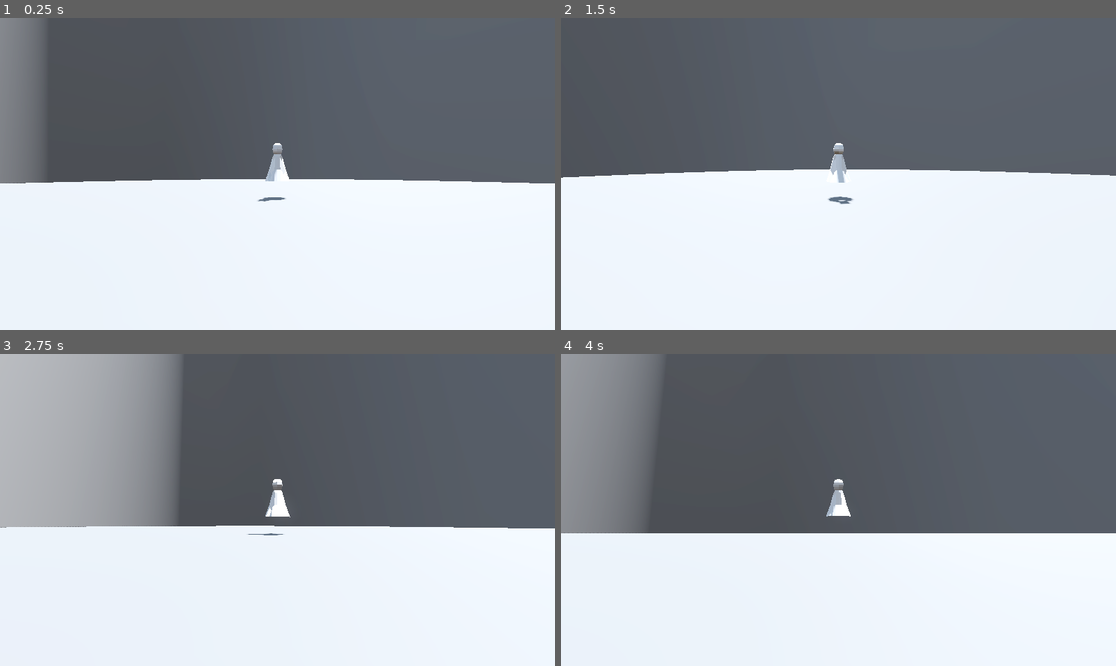
Above: before the commit, frames 1-4 (two rows, left to right).
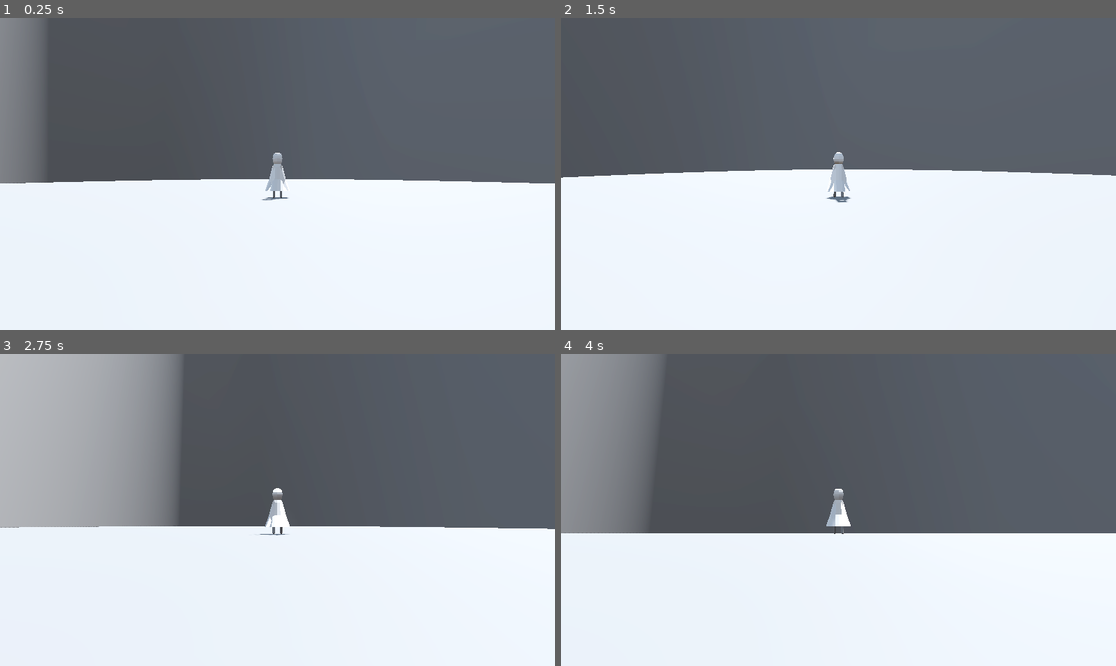
Above: after the commit, the same moments.

Repository: ruapotato/Gravitationally-Challenged
Game: Godot game, scene res://level_bits/level_loader.tscn
Same seed, same stepped clock (60 frames per second), same inputs: the game is played once before the commit and once after it.
Inputs (mouse positions are in pixels of both pictures, inside the frame that each line leads up to):
- Up to frame 1 (0.25 s): no input
- Up to frame 2 (1.5 s): tap Enter at 0.5 s; move the mouse to (832, 180) at 0.52 s; hold Mouse wheel up (zoom_in) 0.53-1.28 s; hold W (up) from 0.53 s (still down); move the mouse to (877, 177) at 1.27 s; tap Mouse wheel down (zoom_out) at 1.35 s
- Up to frame 3 (2.75 s): keep holding W (up); move the mouse to (233, 506) at 2.02 s; hold Mouse wheel up (zoom_in) from 2.03 s (still down)
- Up to frame 4 (4 s): move the mouse to (844, 510) at 2.77 s; release W (up) at 2.78 s; release Mouse wheel up (zoom_in) at 2.78 s; hold A (left) 2.78-3.53 s; tap Mouse wheel down (zoom_out) at 2.85 s; move the mouse to (816, 503) at 3.52 s; hold W (up) from 3.53 s (still down); hold Mouse wheel up (zoom_in) from 3.53 s (still down)

The runs differ from the first frame. In frame 1, 0.3% of the frame differs, in the area x 46-53%, y 40-59%; in frame 2, 0.3%; in frame 3, 0.4%, in the area x 1-100%, y 40-59%; in frame 4, 0.3%.

Commit message:
init legs

Diff:
--- /dev/null
+++ b/legs.gd
@@ -0,0 +1,96 @@
+extends Node3D
+
+@onready var left_leg = $left_leg
+@onready var right_leg = $right_leg
+
+const LEG_SPEED = 8.0  # Speed of leg swing
+const MAX_ANGLE = PI/10  # Maximum swing angle
+const LEG_LENGTH = 0.25  # Length of each leg
+const RESET_SPEED = 5.0  # Speed at which legs return to neutral
+
+var time: float = 0.0
+var current_speed: float = 0.0
+var gravity_inverted: bool = false
+var target_rotation = Vector3.ZERO
+
+func _ready():
+	# Create the leg meshes if they don't exist
+	if !left_leg:
+		left_leg = create_leg_mesh("left_leg", -0.1)  # Offset to the left
+	if !right_leg:
+		right_leg = create_leg_mesh("right_leg", 0.1)  # Offset to the right
+
+func create_leg_mesh(name: String, offset: float) -> Node3D:
+	# Create a root node for the leg system
+	var root = Node3D.new()
+	root.name = name
+	add_child(root)
+
+	# Position the root with x offset for leg spacing
+	root.position = Vector3(offset, 0, 0)
+
+	# Create the leg mesh
+	var leg = MeshInstance3D.new()
+	leg.name = "mesh"
+
+	# Create a capsule mesh for the leg
+	var capsule = CapsuleMesh.new()
+	capsule.radius = 0.03
+	capsule.height = LEG_LENGTH
+	leg.mesh = capsule
+
+	# Position the leg mesh to hang down from its pivot point
+	leg.position = Vector3(0, -LEG_LENGTH/2, 0)
+
+	root.add_child(leg)
+	return root
+
+func animate_legs(delta: float, speed: float):
+	time += delta * LEG_SPEED * speed
+
+	# Smoothly adjust animation speed based on movement speed
+	current_speed = lerp(current_speed, speed, delta * 5.0)
+
+	if current_speed > 0.02:
+		# Walking animation
+		# Left leg swing
+		var left_phase = time
+		# Right leg swing (offset by PI radians = 180 degrees)
+		var right_phase = time + PI
+
+		# Calculate angles with opposite phases
+		var left_angle = sin(left_phase) * MAX_ANGLE
+		var right_angle = sin(right_phase) * MAX_ANGLE
+
+		# Rotate around X axis for forward/backward motion
+		# When gravity is inverted, we need to invert the rotation angle
+		var rotation_multiplier = -1.0 if gravity_inverted else 1.0
+		left_leg.rotation = Vector3(left_angle * rotation_multiplier, 0, 0)
+		right_leg.rotation = Vector3(right_angle * rotation_multiplier, 0, 0)
+	else:
+		# Return legs to neutral position when not moving
+		# Use exponential interpolation for smoother transition
+		left_leg.rotation = left_leg.rotation.lerp(Vector3.ZERO, delta * RESET_SPEED)
+		right_leg.rotation = right_leg.rotation.lerp(Vector3.ZERO, delta * RESET_SPEED)
+
+		# Reset the time when stopped to ensure animations start from a consistent position
+		time = 0.0
+
+func flip_gravity():
+	gravity_inverted = !gravity_inverted
+
+	for leg in [left_leg, right_leg]:
+		var mesh = leg.get_node("mesh")
+
+		# When gravity is flipped, we want to:
+		# 1. Keep the pivot at the top of the leg (where it connects to the body)
+		# 2. Rotate the leg 180 degrees to point in the right direction
+		if gravity_inverted:
+			# Keep pivot at top, just rotate the mesh 180 degrees
+			mesh.rotation = Vector3(PI, 0, 0)
+			# Keep the mesh position relative to the pivot point
+			mesh.position.y = -LEG_LENGTH/2
+		else:
+			# Return to normal orientation
+			mesh.rotation = Vector3.ZERO
+			mesh.position.y = -LEG_LENGTH/2
--- a/player.gd
+++ b/player.gd
@@ -4,6 +4,7 @@
 @onready var camera_arm = $piv/SpringArm3D
 @onready var camera = $piv/SpringArm3D/Camera3D
 @onready var mesh = $mesh
+@onready var leg_animator = $mesh/LegAnimator
 
 # Movement constants
 const MOVEMENT_FORCE = 140.0
@@ -15,9 +16,9 @@
 const LERP_VAL = 0.15
 const GRAVITY_SCALE = 3.0
 const ROTATION_SPEED = 10.0
-const MIN_STRETCH = 1.0
-const MAX_STRETCH = 1.2
-const STRETCH_SPEED = 4.0
+const MIN_STRETCH = 0.7
+const MAX_STRETCH = 0.8
+const STRETCH_SPEED = 8.0
 
 # State handling
 enum ActionState {IDLE, WALK}
@@ -40,6 +41,7 @@
 
 func _ready() -> void:
 	# Configure RigidBody properties
+	camera_arm.add_excluded_object(mesh)
 	lock_rotation = true
 	freeze = false
 	contact_monitor = true
@@ -67,6 +69,13 @@
 	# Initialize mesh transform
 	update_target_mesh_transform(Vector3.FORWARD)
 
+	# Ensure the leg animator exists
+	if !leg_animator:
+		var leg_anim = preload("res://legs.gd").new()
+		leg_anim.name = "LegAnimator"
+		mesh.add_child(leg_anim)
+		leg_animator = leg_anim
+
 func update_target_mesh_transform(velocity: Vector3) -> void:
 	var speed = velocity.length() / MAX_VELOCITY
 	current_stretch = lerp(current_stretch, lerp(MIN_STRETCH, MAX_STRETCH, speed), get_physics_process_delta_time() * STRETCH_SPEED)
@@ -91,6 +100,9 @@
 	# Combine transformations
 	target_mesh_transform = Transform3D(look_basis, mesh.position) * stretch * flip
 
+	# Animate legs based on current speed
+	leg_animator.animate_legs(get_physics_process_delta_time(), speed)
+
 func update_mesh_transform(delta: float) -> void:
 	mesh.transform = mesh.transform.interpolate_with(target_mesh_transform, delta * ROTATION_SPEED)
 
@@ -144,7 +156,9 @@
 	# Update mesh transform using last known direction
 	update_target_mesh_transform(last_movement_direction)
 
-# Rest of the code remains unchanged
+	# Flip the legs
+	leg_animator.flip_gravity()
+
 func load_check_point():
 	global_position = saved_check_point
 	if saved_check_point_gravity != gravity_scale:
--- a/player.tscn
+++ b/player.tscn
@@ -1,7 +1,8 @@
-[gd_scene load_steps=5 format=3 uid="uid://dhl72ijpyhoyh"]
+[gd_scene load_steps=6 format=3 uid="uid://dhl72ijpyhoyh"]
 
 [ext_resource type="PackedScene" uid="uid://ci6dvjpgwuevu" path="res://import/player.glb" id="2_5hcgc"]
 [ext_resource type="Script" path="res://player.gd" id="2_ivawi"]
+[ext_resource type="Script" path="res://legs.gd" id="3_pa33j"]
 
 [sub_resource type="SphereShape3D" id="SphereShape3D_uwbmy"]
 radius = 0.04
@@ -27,7 +28,7 @@
 shape = SubResource("SphereShape3D_uwbmy")
 
 [node name="CollisionShape3D2" type="CollisionShape3D" parent="."]
-transform = Transform3D(1, 0, 0, 0, 1, 0, 0, 0, 1, 0, 0.125642, -0.279737)
+transform = Transform3D(1, 0, 0, 0, 1, 0, 0, 0, 1, 0, 0.125642, 0.00422454)
 shape = SubResource("CapsuleShape3D_xvyu2")
 
 [node name="center" type="Node3D" parent="."]
@@ -43,3 +44,8 @@
 transform = Transform3D(1, 0, 0, 0, 1, 0, 0, 0, 1, 0.105191, 0.871933, 0.0914997)
 
 [node name="mesh" parent="." instance=ExtResource("2_5hcgc")]
+transform = Transform3D(1, 0, 0, 0, 1, 0, 0, 0, 1, 0, -0.254869, 0)
+
+[node name="LegAnimator" type="Node3D" parent="mesh"]
+transform = Transform3D(1, 0, 0, 0, 1, 0, 0, 0, 1, 0, 0.29914, 0)
+script = ExtResource("3_pa33j")
